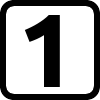
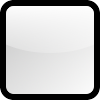
Before/after of a 100x100 layered artwork. What changed in the layer stack:
hid "1" over [24, 15, 60, 87]
added layer "Nuovo livello#2" above "Nuovo livello#1" over [6, 6, 94, 53]
painted on "Nuovo livello#1" over [6, 6, 94, 94]
